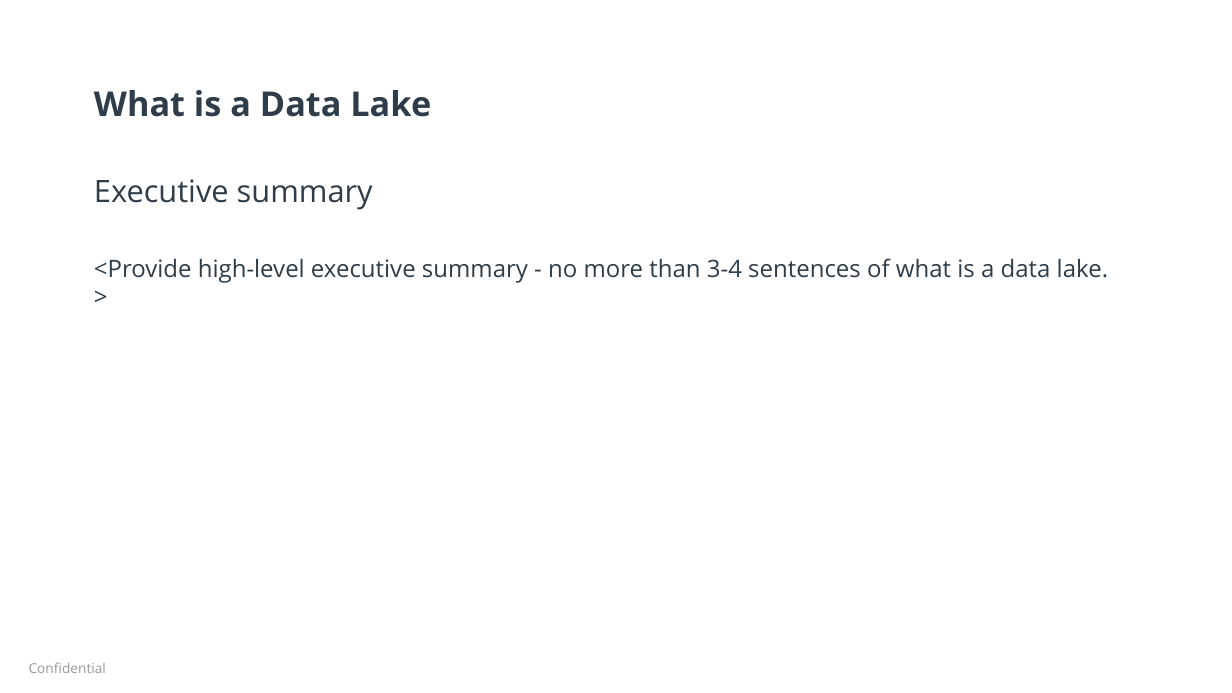
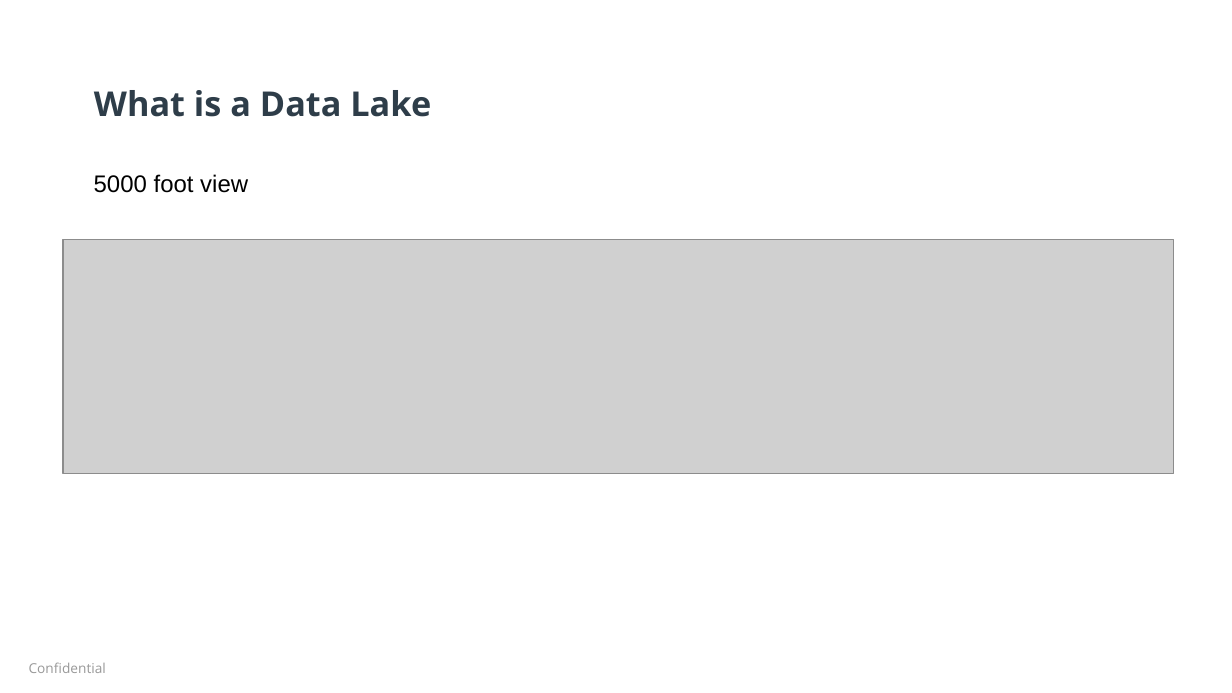
Before and after one commit to fuongcao/udacity-data-achitect, a slide deck: slide 4 of 3- Enterprise Data Lake/Datalake Executive Presentation.pptx (slide 3 before the commit). Drawn at 1232x693 pixels with LibreOffice and Linux fonts; fonts in the diff are those of the drawing; grey boxes stand for pictures; background and template pictures are left out. Boxes give left, top, right and bottom in pixels: in the first picture for what was removed or moved away, otherwise in the second. Text is boxed around its words. In the diff, an @@ line names an element or a change of style, - is before the commit and + after.

```diff
--- a/3- Enterprise Data Lake/Datalake Executive Presentation.pptx
+++ b/3- Enterprise Data Lake/Datalake Executive Presentation.pptx
@@ subtitle removed at [94,179,373,210] @@
-Executive summary
@@ text added at [94,174,248,193], 14 pt, text #000000 @@
+5000 foot view
@@ picture added at [63,240,1174,474] @@
@@ text removed at [94,258,1108,283] @@
-<Provide high-level executive summary - no more than 3-4 sentences of what is a data lake. >
```
Also in this commit, not shown: 2 other slides changed, 2 slides added, 1 slide removed, 3 other files.
